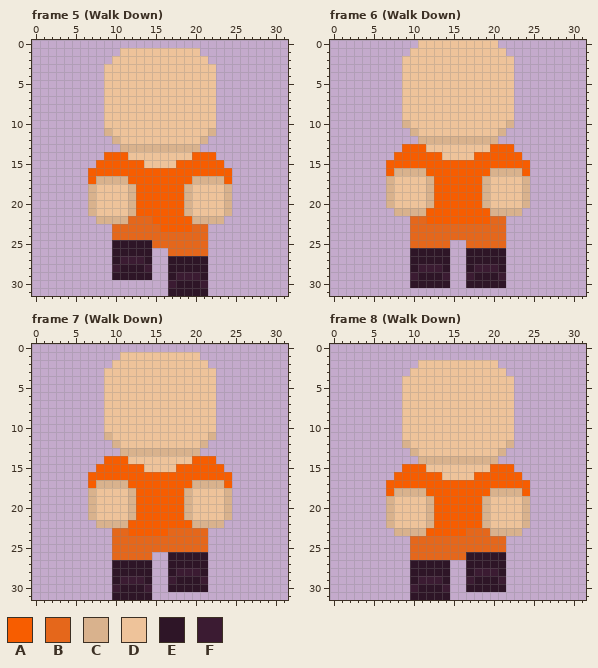
Pixel-art file: build/Aseprite files/player Model template.aseprite. The picture above was drawn from the file before the commit.
32x32 pixels, 18 frames. Shown: frame 5 (Walk Down), frame 6 (Walk Down), frame 7 (Walk Down), frame 8 (Walk Down). The commit also changed other frames, which this record leaves out.
Visible layers, top first: "Beard Man", "Jumpsuit", "Base".
Palette (. is transparent): A #f75d00  B #e5671b  C #d9b28d  D #eec39a  E #2e1527  F #3b1b32
Pixels before, frame 5 (Walk Down), first column x 7:
 1 ....DDDDDDDDDD....
 2 ...DDDDDDDDDDDD...
 3 ..DDDDDDDDDDDDDD..
 4 ..DDDDDDDDDDDDDD..
 5 ..DDDDDDDDDDDDDD..
 6 ..DDDDDDDDDDDDDD..
 7 ..DDDDDDDDDDDDDD..
 8 ..DDDDDDDDDDDDDD..
 9 ..DDDDDDDDDDDDDD..
10 ..DDDDDDDDDDDDDD..
11 ..CDDDDDDDDDDDDC..
12 ...CDDDDDDDDDDC...
13 ....CCCCCCCCCC....
14 ..AAADDDDDDDDAAA..
15 .AAAAAADDDDAAAAAA.
16 AAAAAAAAAAAAAAAAAA
17 ACCCCAAAAAAAACCCCA
18 CDDDDCAAAAAACDDDDC
19 CDDDDCAAAAAACDDDDC
20 CDDDDCAAAAAACDDDDC
21 CDDDDCAAAAAACDDDDC
22 .CCCCBBBAAAAACCCC.
23 ...BBBBBBAAAABB...
24 ...BBBBBBBBBBBB...
25 ...EEEEEBBBBBBB...
26 ...EEEEE..BBBBB...
27 ...EFFFE..EEEEE...
28 ...FEEEF..EEEEE...
29 ...EEEEE..EFFFE...
30 ..........FEEEF...
31 ..........EEEEE...
Pixels before, frame 6 (Walk Down), first column x 7:
 0 ....DDDDDDDDDD....
 1 ...DDDDDDDDDDDD...
 2 ..DDDDDDDDDDDDDD..
 3 ..DDDDDDDDDDDDDD..
 4 ..DDDDDDDDDDDDDD..
 5 ..DDDDDDDDDDDDDD..
 6 ..DDDDDDDDDDDDDD..
 7 ..DDDDDDDDDDDDDD..
 8 ..DDDDDDDDDDDDDD..
 9 ..DDDDDDDDDDDDDD..
10 ..CDDDDDDDDDDDDC..
11 ...CDDDDDDDDDDC...
12 ....CCCCCCCCCC....
13 ..AAADDDDDDDDAAA..
14 .AAAAAADDDDAAAAAA.
15 AAAAAAAAAAAAAAAAAA
16 ACCCCAAAAAAAACCCCA
17 CDDDDCAAAAAACDDDDC
18 CDDDDCAAAAAACDDDDC
19 CDDDDCAAAAAACDDDDC
20 CDDDDCAAAAAACDDDDC
21 .CCCCAAAAAAAACCCC.
22 ...BBAAAAAAAABB...
23 ...BBBBBBBBBBBB...
24 ...BBBBBBBBBBBB...
25 ...BBBBB..BBBBB...
26 ...EEEEE..EEEEE...
27 ...EEEEE..EEEEE...
28 ...EFFFE..EFFFE...
29 ...FEEEF..FEEEF...
30 ...EEEEE..EEEEE...
Pixels before, frame 7 (Walk Down), first column x 7:
 1 ....DDDDDDDDDD....
 2 ...DDDDDDDDDDDD...
 3 ..DDDDDDDDDDDDDD..
 4 ..DDDDDDDDDDDDDD..
 5 ..DDDDDDDDDDDDDD..
 6 ..DDDDDDDDDDDDDD..
 7 ..DDDDDDDDDDDDDD..
 8 ..DDDDDDDDDDDDDD..
 9 ..DDDDDDDDDDDDDD..
10 ..DDDDDDDDDDDDDD..
11 ..CDDDDDDDDDDDDC..
12 ...CDDDDDDDDDDC...
13 ....CCCCCCCCCC....
14 ..AAADDDDDDDDAAA..
15 .AAAAAADDDDAAAAAA.
16 AAAAAAAAAAAAAAAAAA
17 ACCCCAAAAAAAACCCCA
18 CDDDDCAAAAAACDDDDC
19 CDDDDCAAAAAACDDDDC
20 CDDDDCAAAAAACDDDDC
21 CDDDDCAAAAAACDDDDC
22 .CCCCAAAAAAAACCCC.
23 ...BBAAAAABBBBB...
24 ...BBBBBBBBBBBB...
25 ...BBBBBBBBBBBB...
26 ...BBBBB..EEEEE...
27 ...EEEEE..EEEEE...
28 ...EEEEE..EFFFE...
29 ...EFFFE..FEEEF...
30 ...FEEEF..EEEEE...
31 ...EEEEE..........
Pixels before, frame 8 (Walk Down), first column x 7:
 2 ....DDDDDDDDDD....
 3 ...DDDDDDDDDDDD...
 4 ..DDDDDDDDDDDDDD..
 5 ..DDDDDDDDDDDDDD..
 6 ..DDDDDDDDDDDDDD..
 7 ..DDDDDDDDDDDDDD..
 8 ..DDDDDDDDDDDDDD..
 9 ..DDDDDDDDDDDDDD..
10 ..DDDDDDDDDDDDDD..
11 ..DDDDDDDDDDDDDD..
12 ..CDDDDDDDDDDDDC..
13 ...CDDDDDDDDDDC...
14 ....CCCCCCCCCC....
15 ..AAADDDDDDDDAAA..
16 .AAAAAADDDDAAAAAA.
17 AAAAAAAAAAAAAAAAAA
18 ACCCCAAAAAAAACCCCA
19 CDDDDCAAAAAACDDDDC
20 CDDDDCAAAAAACDDDDC
21 CDDDDCAAAAAACDDDDC
22 CDDDDCAAAAAACDDDDC
23 .CCCCAAAAABBBCCCC.
24 ...BBBBBBBBBBBB...
25 ...BBBBBBBBBBBB...
26 ...BBBBBBBEEEEE...
27 ...EEEEE..EEEEE...
28 ...EEEEE..EFFFE...
29 ...EFFFE..FEEEF...
30 ...FEEEF..EEEEE...
31 ...EEEEE..........
And afterwards:
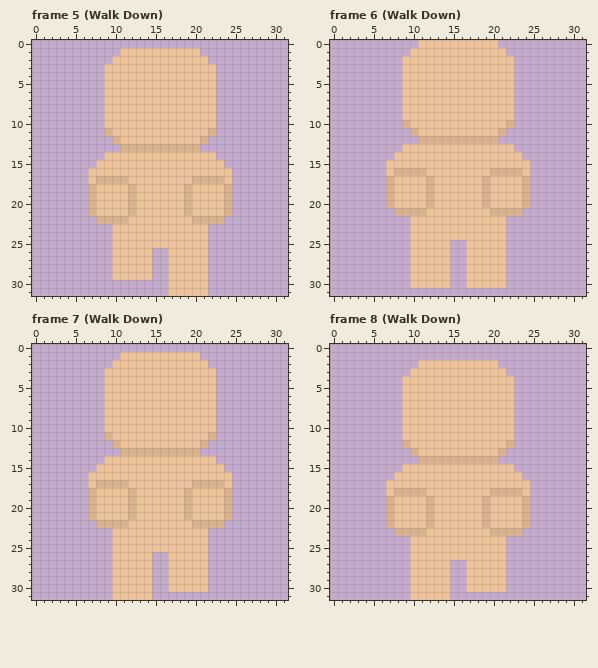
Log entry: Upwards walk cycle
Diff:
layer "Jumpsuit" now hidden
Changed rows in their new state; - is an unchanged pixel.
Frame 5 (Walk Down):
first column x 7:
14 --DDD--------DDD--
15 -DDDDDD----DDDDDD-
16 DDDDDDDDDDDDDDDDDD
17 D----DDDDDDDD----D
18 ------DDDDDD------
19 ------DDDDDD------
20 ------DDDDDD------
21 ------DDDDDD------
22 -----DDDDDDDD-----
23 ---DDDDDDDDDDDD---
24 ---DDDDDDDDDDDD---
25 ---DDDDDDDDDDDD---
26 ---DDDDD--DDDDD---
27 ---DDDDD--DDDDD---
28 ---DDDDD--DDDDD---
29 ---DDDDD--DDDDD---
30 ----------DDDDD---
31 ----------DDDDD---
Frame 6 (Walk Down):
first column x 7:
13 --DDD--------DDD--
14 -DDDDDD----DDDDDD-
15 DDDDDDDDDDDDDDDDDD
16 D----DDDDDDDD----D
17 ------DDDDDD------
18 ------DDDDDD------
19 ------DDDDDD------
20 ------DDDDDD------
21 -----DDDDDDDD-----
22 ---DDDDDDDDDDDD---
23 ---DDDDDDDDDDDD---
24 ---DDDDDDDDDDDD---
25 ---DDDDD--DDDDD---
26 ---DDDDD--DDDDD---
27 ---DDDDD--DDDDD---
28 ---DDDDD--DDDDD---
29 ---DDDDD--DDDDD---
30 ---DDDDD--DDDDD---
Frame 7 (Walk Down):
first column x 7:
14 --DDD--------DDD--
15 -DDDDDD----DDDDDD-
16 DDDDDDDDDDDDDDDDDD
17 D----DDDDDDDD----D
18 ------DDDDDD------
19 ------DDDDDD------
20 ------DDDDDD------
21 ------DDDDDD------
22 -----DDDDDDDD-----
23 ---DDDDDDDDDDDD---
24 ---DDDDDDDDDDDD---
25 ---DDDDDDDDDDDD---
26 ---DDDDD--DDDDD---
27 ---DDDDD--DDDDD---
28 ---DDDDD--DDDDD---
29 ---DDDDD--DDDDD---
30 ---DDDDD--DDDDD---
31 ---DDDDD----------
Frame 8 (Walk Down):
first column x 7:
15 --DDD--------DDD--
16 -DDDDDD----DDDDDD-
17 DDDDDDDDDDDDDDDDDD
18 D----DDDDDDDD----D
19 ------DDDDDD------
20 ------DDDDDD------
21 ------DDDDDD------
22 ------DDDDDD------
23 -----DDDDDDDD-----
24 ---DDDDDDDDDDDD---
25 ---DDDDDDDDDDDD---
26 ---DDDDDDDDDDDD---
27 ---DDDDD--DDDDD---
28 ---DDDDD--DDDDD---
29 ---DDDDD--DDDDD---
30 ---DDDDD--DDDDD---
31 ---DDDDD----------
